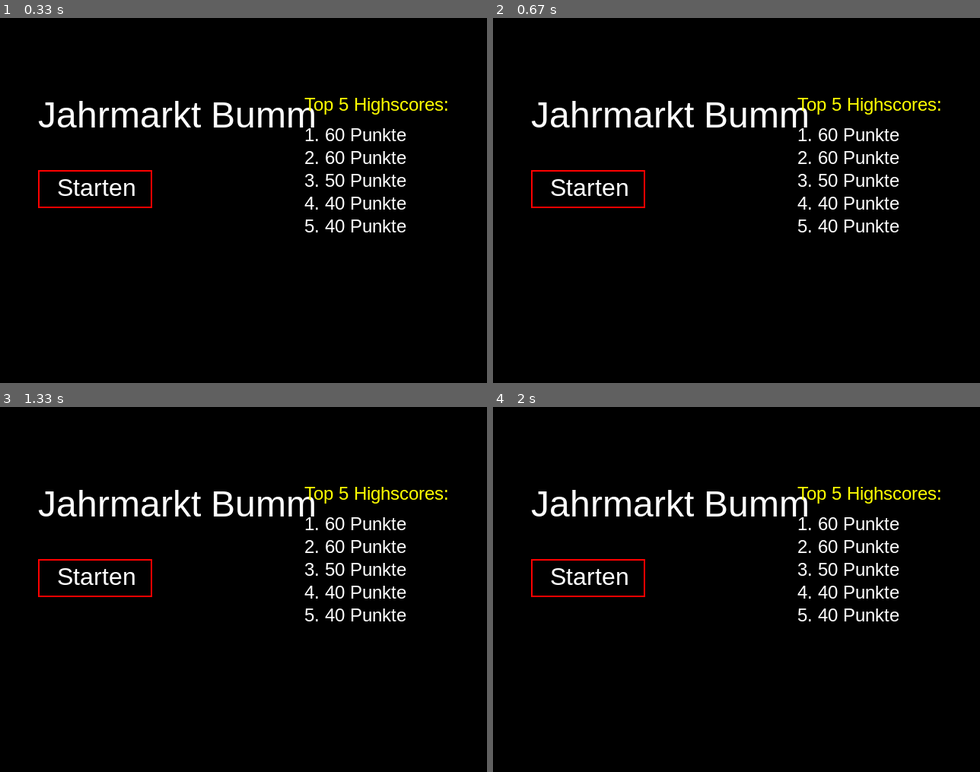
Above: before the commit, frames 1-4 (two rows, left to right).
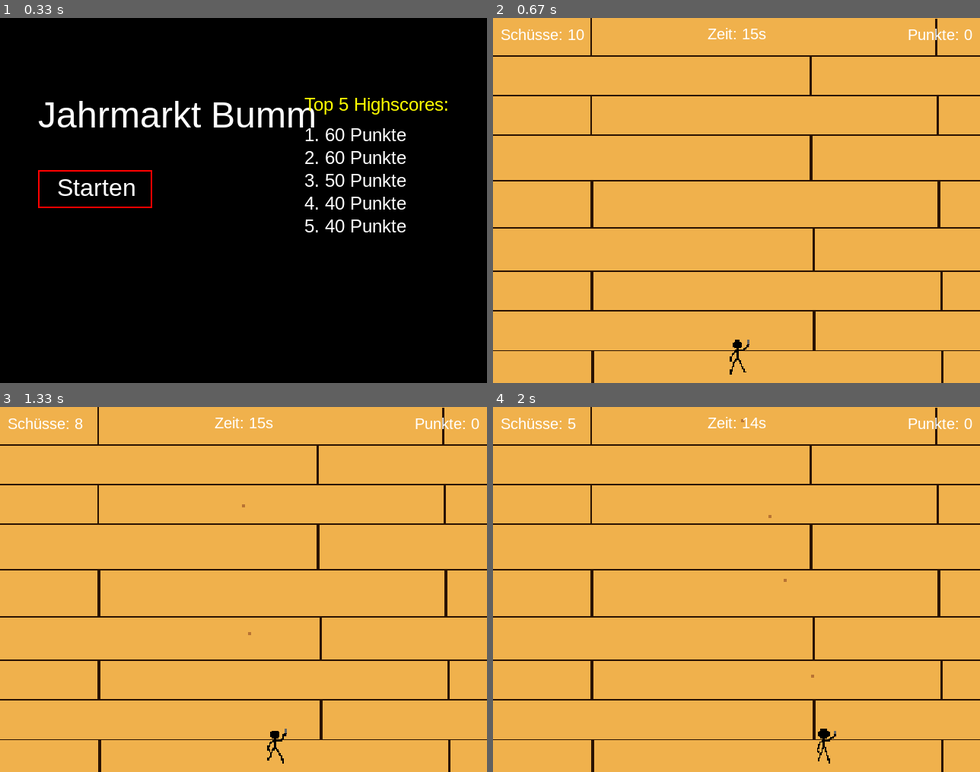
Above: after the commit, the same moments.

Repository: 25-26-1AHIF/pygameproject-JahrmarktBumm_Teodor_Simon
Game: pygame game, started from main.py
Same seed, same stepped clock (60 frames per second), same inputs: the game is played once before the commit and once after it.
Inputs:
- Up to frame 1 (0.33 s): no input
- Up to frame 2 (0.67 s): click "Starten" at 0.38 s
- Up to frame 3 (1.33 s): tap Space at 0.67, 1.07 s; hold D from 1 s (still down)
- Up to frame 4 (2 s): tap Space at 1.37, 1.57, 1.87 s; release D at 1.47 s; hold D 1.5-1.97 s

Frame 1 is identical in both runs. In frame 2, 100% of the frame differs, in the area x 0-100%, y 0-100%; in frame 3, 100%; in frame 4, 100%.

Commit message:
Versuch Background V3

Diff:
--- a/game/player.py
+++ b/game/player.py
@@ -1,8 +1,7 @@
-# Ki Google Gemini Anfang
 import pygame
 from game_variables.GameVariables import GameVariables as gv
 from game.bullet import Bullet, Bullets
-from game.sprite import Sprite  # Importiert die neue Sprite-Klasse
+from game.sprite import Sprite # <- KI Hilfe bei Sprite
 
 
 class Player:
@@ -37,4 +36,3 @@
 
         # Zeichnet den Spieler animiert anstatt des statischen Blits
         self.animation.draw(self.screen, self.x_pos, self.y_pos, self.width, self.height, frame_counter)
-# Ki Ende, Prompt: das schulbeispiel sag mir was du jetzt machst
--- a/game/sprite.py
+++ b/game/sprite.py
@@ -23,4 +23,4 @@
         current_image = self.images[(frame_counter // self.animationspeed) % self.image_count]
         scaled_image = pygame.transform.scale(current_image, (int(width), int(height)))
         screen.blit(scaled_image, dest=(xpos, ypos))
-# Ki Ende, Prompt: das schulbeispiel sag mir was du jetzt machst
+# Ki Ende, Sprite nicht ganz verstanden
--- a/main.py
+++ b/main.py
@@ -1,4 +1,3 @@
-# Ki Google Gemini Anfang
 import pygame
 import json
 import os
@@ -52,6 +51,7 @@
     return button_rect
 
 
+# Ki Google Gemini Anfang
 def main_screen():
     pygame.init()
     screen = pygame.display.set_mode((gv.SCREEN_WIDTH, gv.SCREEN_HEIGHT))
@@ -68,15 +68,19 @@
     bullets_left = 10
     frame_counter = 0
 
-    # KI: Google Gemini Hilfe beim Bild
     background_image = pygame.image.load("Assets/background.png").convert()
     background_image = pygame.transform.scale(background_image, (gv.SCREEN_WIDTH, gv.SCREEN_HEIGHT))
+
+    # HIER GEÄNDERT: button_rect VOR der Schleife definieren, damit es nie None ist!
+    button_rect = pygame.Rect(0, 0, 0, 0)
 
     running = True
     while running:
         clock.tick(gv.FPS)
 
-        button_rect = None
+        # Wenn wir im Menü sind, zeichnen wir es und holen uns die echten Button-Koordinaten
+        if game_state == "MENU":
+            button_rect = draw_menu(screen, menu_title)
 
         for event in pygame.event.get():
             if event.type == pygame.QUIT:
@@ -84,7 +88,8 @@
 
             if game_state == "MENU":
                 if event.type == pygame.MOUSEBUTTONDOWN:
-                    if button_rect and button_rect.collidepoint(event.pos):
+                    # Das funktioniert jetzt fehlerfrei, da button_rect immer existiert
+                    if button_rect.collidepoint(event.pos):
                         game_state = "GAME"
                         score = 0
                         bullets_left = 10
@@ -102,12 +107,7 @@
                             player.shoot()
                             bullets_left -= 1
 
-        if game_state == "MENU":
-            button_rect = draw_menu(screen, menu_title)
-
-        elif game_state == "GAME":
-            # KI Ende
-            # HIER GEÄNDERT: Statt screen.fill((50, 50, 50)) Bild
+        if game_state == "GAME":
             screen.blit(background_image, (0, 0))
             frame_counter += 1
 
@@ -130,7 +130,6 @@
                 frame_counter = 0
 
             font_ui = pygame.font.SysFont("arial", 20)
-
             ammo_text = font_ui.render(f"Schüsse: {bullets_left}", True, "white")
             screen.blit(ammo_text, (10, 10))
 
@@ -146,8 +145,8 @@
         pygame.display.flip()
 
     pygame.quit()
+# Ki Ende, Prompt: [Image_9d1d27.png / Fehlermeldung]
 
 
 if __name__ == "__main__":
     main_screen()
-# Ki Ende, Prompt: Kannst du mir den Code ändern dass ich den dunkelgrauen hintergrund im game zu einem bild ändern kann
